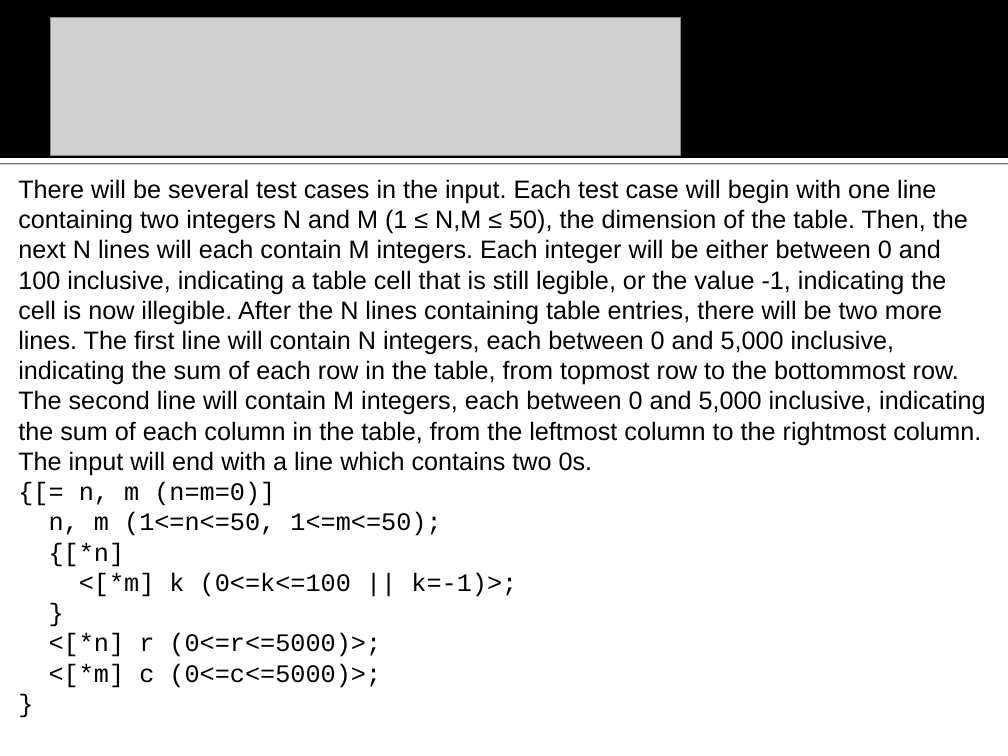
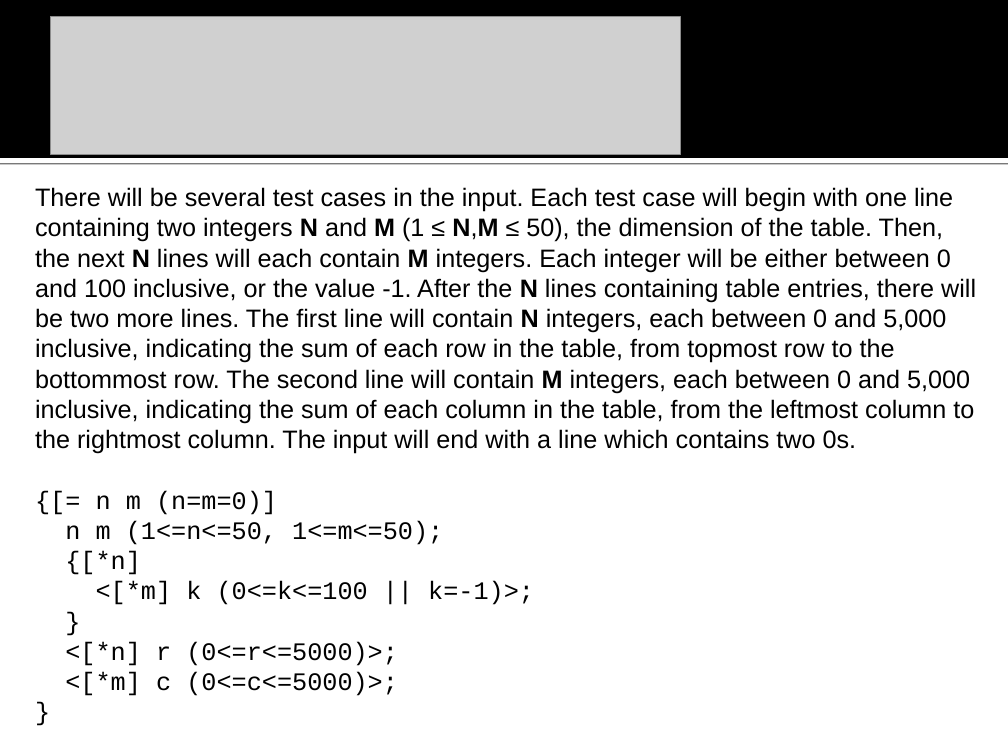
Before and after one commit to na-icpc/viva, a slide deck: slide 25 of Input Verifier/doc/VIVA vanbs Input Verification Assistant.ppt (slide 11 before the commit). Drawn at 1008x756 pixels with LibreOffice and Linux fonts; fonts in the diff are those of the drawing; grey boxes stand for pictures; background and template pictures are left out. Boxes give left, top, right and bottom in pixels: in the first picture for what was removed or moved away, otherwise in the second. Text is boxed around its words. In the diff, an @@ line names an element or a change of style, - is before the commit and + after.

```diff
--- a/Input Verifier/doc/VIVA vanbs Input Verification Assistant.ppt
+++ b/Input Verifier/doc/VIVA vanbs Input Verification Assistant.ppt
@@ text "There will be several test ...": place and size @@
-text "There will be several test ..." at <box>18,179,985,688</box>
+text "There will be several test ..." at <box>35,187,976,696</box>
@@ text at <box>35,187,976,545</box>: text changed @@
-There will be several test cases in the input. Each test case will begin with one line containing two integers N and M (1 ≤ N,M ≤ 50), the dimension of the table. Then, the next N lines will each contain M integers. Each integer will be either between 0 and 100 inclusive, indicating a table cell that is still legible, or the value -1, indicating the cell is now illegible. After the N lines containing table entries, there will be two more lines. The first line will contain N integers, each between 0 and 5,000 inclusive, indicating the sum of each row in the table, from topmost row to the bottommost row. The second line will contain M integers, each between 0 and 5,000 inclusive, indicating the sum of each column in the table, from the leftmost column to the rightmost column. The input will end with a line which contains two 0s.
-{[= n, m (n=m=0)]
-n, m (1<=n<=50, 1<=m<=50);
+There will be several test cases in the input. Each test case will begin with one line containing two integers N and M (1 ≤ N,M ≤ 50), the dimension of the table. Then, the next N lines will each contain M integers. Each integer will be either between 0 and 100 inclusive, or the value -1. After the N lines containing table entries, there will be two more lines. The first line will contain N integers, each between 0 and 5,000 inclusive, indicating the sum of each row in the table, from topmost row to the bottommost row. The second line will contain M integers, each between 0 and 5,000 inclusive, indicating the sum of each column in the table, from the leftmost column to the rightmost column. The input will end with a line which contains two 0s.
+{[= n m (n=m=0)]
+n m (1<=n<=50, 1<=m<=50);
```
Also in this commit, not shown: 12 other slides changed, 17 slides added, 3 slides removed, 14 other files.
